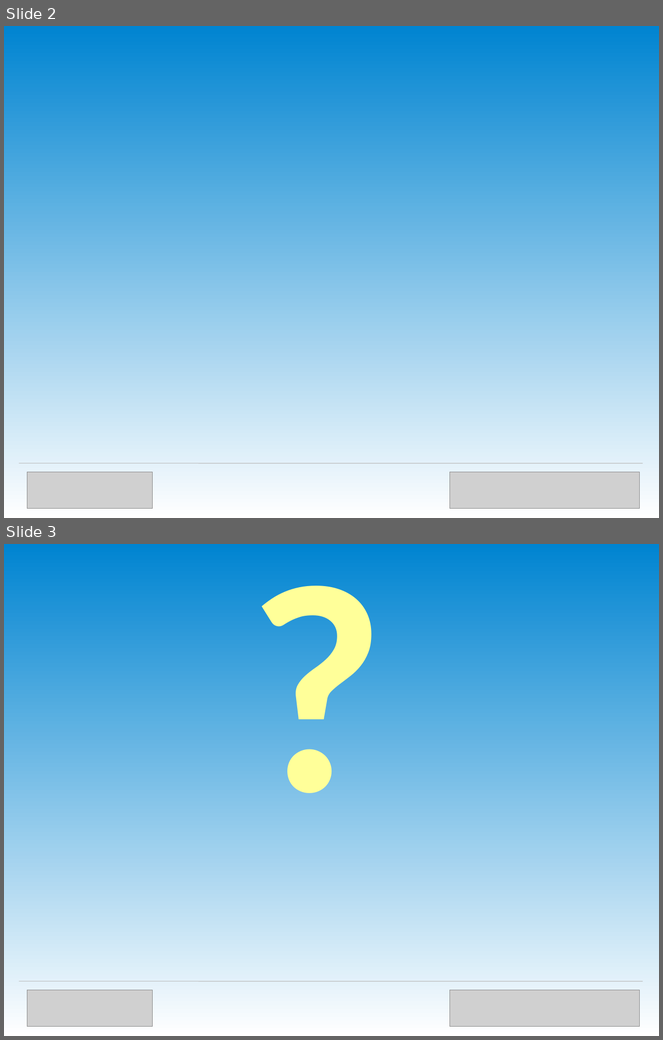
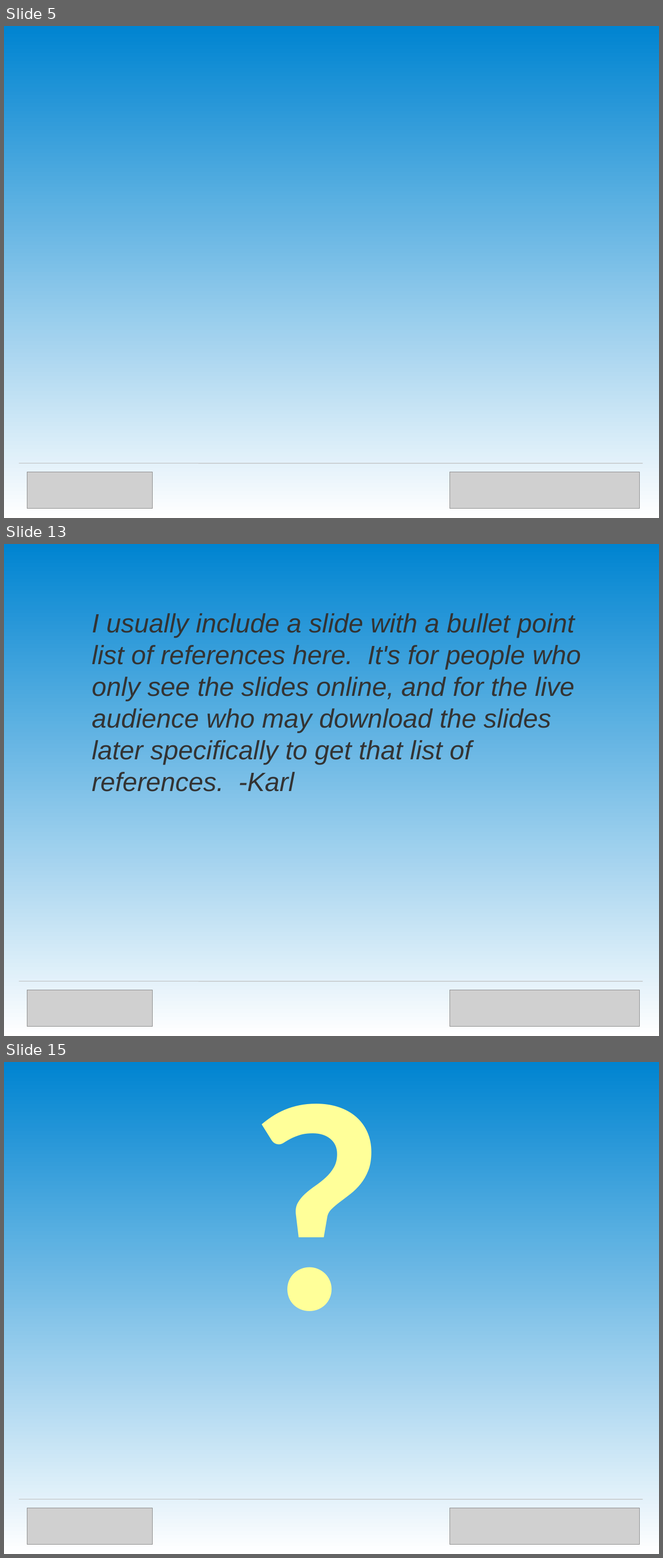
Before and after one commit to OpenTechStrategies/timelines, a slide deck: us-govt-open-source.odp. Shown one above the other, each under a label of ours: slides 2 and 3 before the commit, slides 5, 13 and 15 after it; the slides between them are not shown. The pictures are 663x1040 and 663x1558 pixels, drawn with LibreOffice and Linux fonts; fonts in the diff are those of the drawing; grey boxes stand for pictures. Boxes give left, top, right and bottom in pixels: in the first picture for what was removed or moved away, otherwise in the second. Text is boxed around its words. In the diff, an @@ line names an element or a change of style, - is before the commit and + after.

```diff
--- a/us-govt-open-source.odp
+++ b/us-govt-open-source.odp
@@ slide 13 added at box(4, 544, 659, 1036), background gradient #0084D1 to #FFFFFF @@
@@ text added at box(92, 613, 581, 792), 32 pt, text #333333, italic @@
+I usually include a slide with a bullet point list of references here. It's for people who only see the slides online, and for the live audience who may download the slides later specifically to get that list of references. -Karl
@@ line added from (19, 981) to (643, 981), #C0C0C0 0.71 pt @@
@@ picture added at box(27, 990, 153, 1026) @@
@@ picture added at box(450, 990, 639, 1026) @@
@@ what was slide 2 is now slide 5 @@
@@ what was slide 3 is now slide 15 @@
```
Also in this commit, not shown: 1 slide changed, 11 other slides added.
